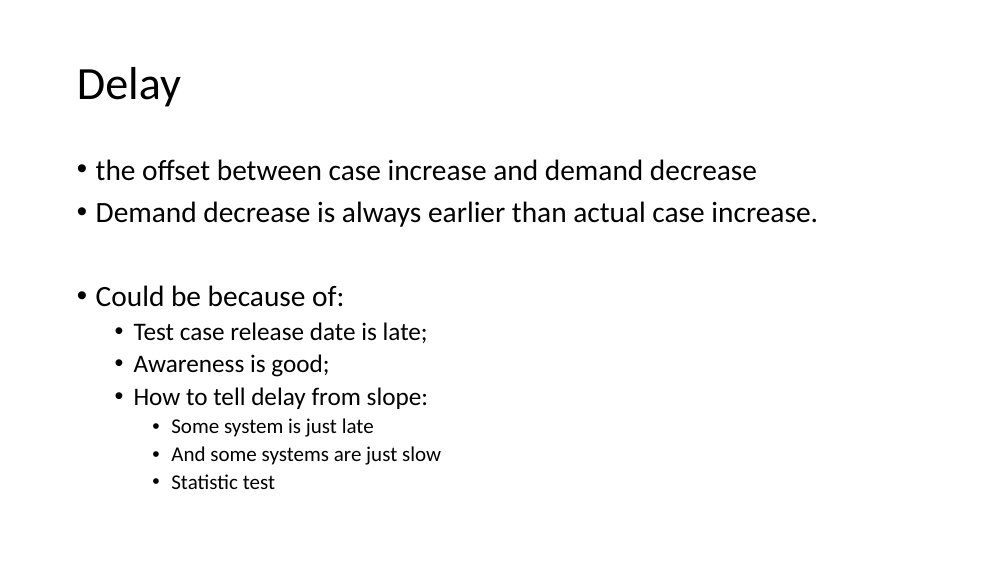
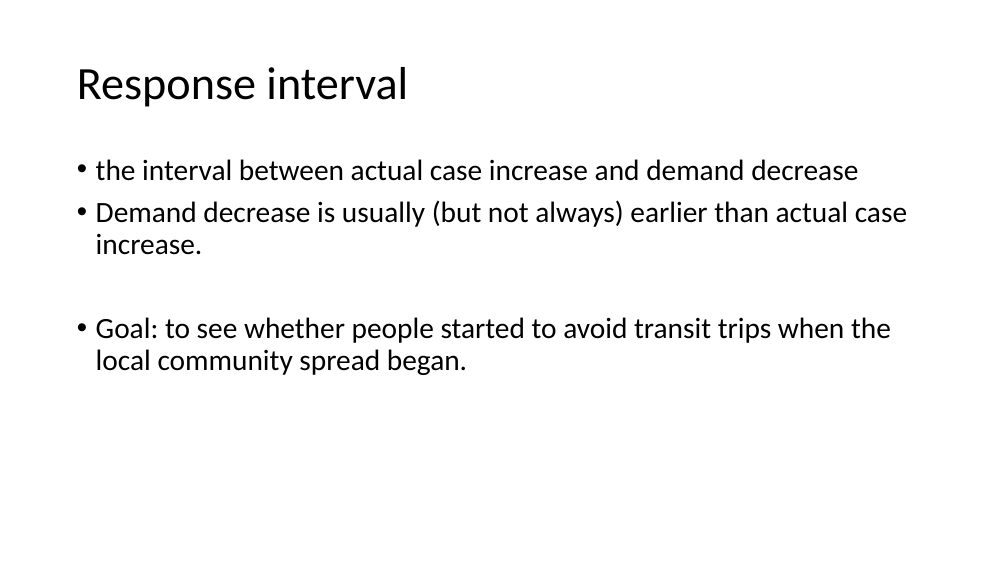
Before and after one commit to luyuliu/COVID-Transit-Demand, a slide deck: slide 6 of doc/pre_results.pptx (slide 11 before the commit). Drawn at 1008x567 pixels with LibreOffice and Linux fonts; fonts in the diff are those of the drawing. Boxes give left, top, right and bottom in pixels: in the first picture for what was removed or moved away, otherwise in the second. Text is boxed around its words. In the diff, an @@ line names an element or a change of style, - is before the commit and + after.

Commit message:
PPT

```diff
--- a/doc/pre_results.pptx
+++ b/doc/pre_results.pptx
@@ title at (77,67,408,107): text changed @@
-Delay
+Response interval
@@ text at (96,159,907,375): text changed @@
-• the offset between case increase and demand decrease
-• Demand decrease is always earlier than actual case increase.
-• Could be because of:
-  • Test case release date is late;
-  • Awareness is good;
-  • How to tell delay from slope:
-    • Some system is just late
-    • And some systems are just slow
-    • Statistic test
+• the interval between actual case increase and demand decrease
+• Demand decrease is usually (but not always) earlier than actual case increase.
+• Goal: to see whether people started to avoid transit trips when the local community spread began.
```
Also in this commit, not shown: 5 other slides changed, 8 slides added, 10 slides removed, 2 other files.
